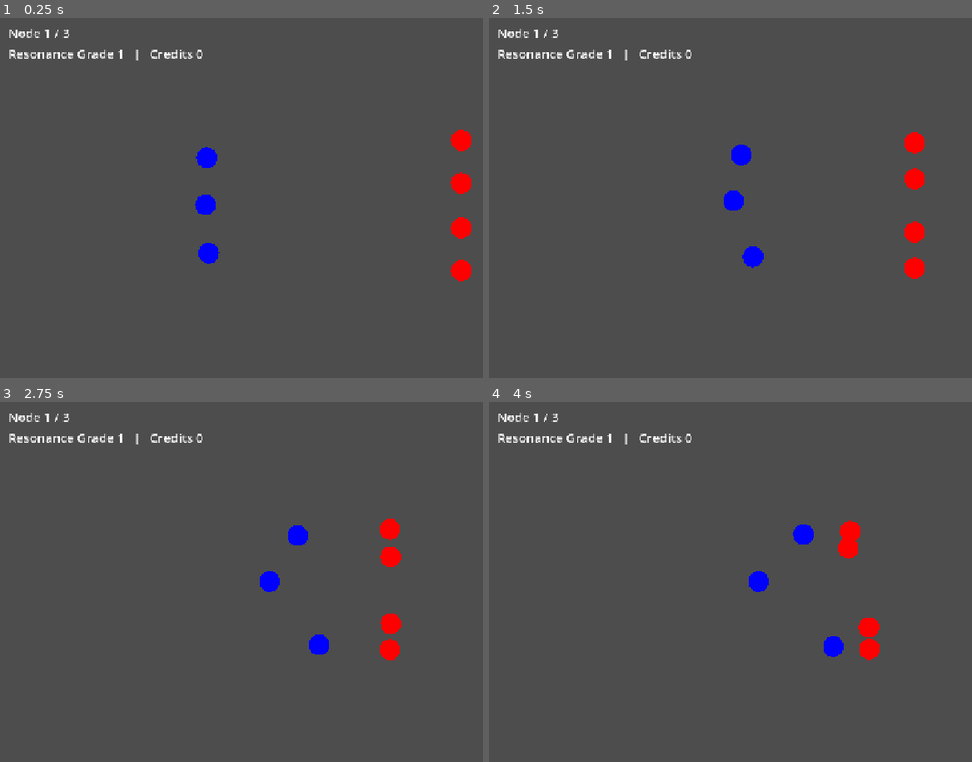
Above: before the commit, frames 1-4 (two rows, left to right).
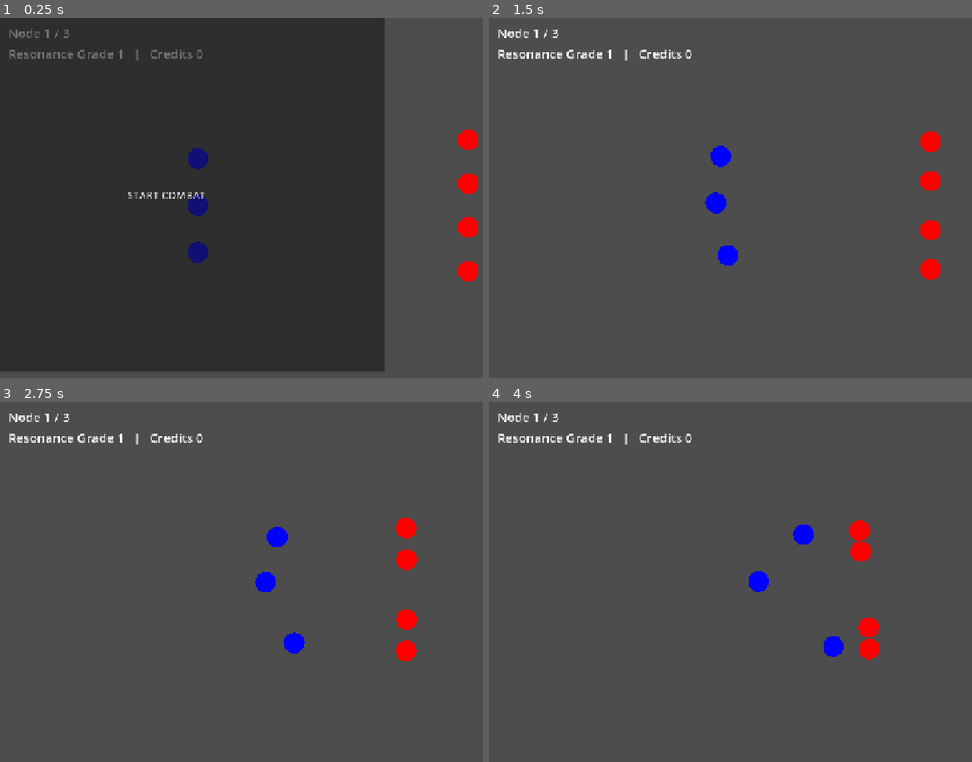
Above: after the commit, the same moments.

Repository: Hwari2929/PROTOCOL-ERRANTEs
Game: Godot game, scene res://scenes/main.tscn
The game is run twice, just before and just after one commit, with the same random seed, the same clock (stepped at 60 frames per second) and the same inputs.
Inputs (mouse positions are in pixels of both pictures, inside the frame that each line leads up to):
- Up to frame 1 (0.25 s): no input
- Up to frame 2 (1.5 s): click (653, 194) at 0.5 s, where only the run after the commit has a clickable "START COMBAT"; move the mouse to (967, 187) at 1.27 s; click (967, 187) at 1.42 s
- Up to frame 3 (2.75 s): drag from (198, 607) to (299, 664) at 2.02 s
- Up to frame 4 (4 s): move the mouse to (889, 506) at 2.77 s; click (889, 506) at 2.92 s; drag from (788, 664) to (624, 531) at 3.52 s

The runs differ from the first frame. In frame 1, 79% of the frame differs, in the area x 0-99%, y 0-99%; in frame 2, 2.5%; in frame 3, 2.3%; in frame 4, 0.5%.

Commit message:
feat(prep): preparation phase — deploy gate, drag placement, START button (PB1-PB3)
- PB1 unit.gd: active gate (idle until COMBAT) + is_active/set_active + drag-to-place for player units in PREP
- PB2 battle_field.gd: PHASE_PREP/COMBAT, begin_prep/start_combat/current_phase, phase_changed signal; spawn_wave re-enters PREP each node
- PB3 prep_panel.gd: START COMBAT button + instructions, shows in PREP / hides in COMBAT
- Verified prep->combat->resolve: node 1 win (3 players survive)

Co-Authored-By: Claude Opus 4.8 <noreply@anthropic.com>

Diff:
--- a/scripts/battle/battle_field.gd
+++ b/scripts/battle/battle_field.gd
@@ -9,6 +9,10 @@
 
 const TEAM_PLAYER: int = 0
 const TEAM_ENEMY: int = 1
+
+## Phase constants
+const PHASE_PREP: int = 0
+const PHASE_COMBAT: int = 1
 
 ## MAJOR class stat configs (simplest tactical type for the slice).
 const ROSTER: Dictionary = {
@@ -27,15 +31,21 @@
 @onready var units: Node2D = $Units
 
 var _resolved: bool = false
+var phase: int = PHASE_PREP
+
+signal phase_changed(new_phase: int)
 
 
 func _ready() -> void:
 	_spawn_players()
 	spawn_wave(4)
+	begin_prep()
 
 
 func _physics_process(_delta: float) -> void:
 	if _resolved:
+		return
+	if phase != PHASE_COMBAT:
 		return
 	if is_over():
 		_resolved = true
@@ -52,6 +62,7 @@
 		var offset: float = (float(i) - float(count - 1) / 2.0) * 84.0
 		u.position = Vector2(900.0, 360.0 + offset)
 	_resolved = false
+	begin_prep()
 
 
 func _spawn_players() -> void:
@@ -99,3 +110,28 @@
 	if enemies.is_empty():
 		return 1
 	return 0
+
+
+## Get the current phase.
+func current_phase() -> int:
+	return phase
+
+
+## Enter preparation phase: deactivate units, reset latch, emit signal.
+func begin_prep() -> void:
+	phase = PHASE_PREP
+	_resolved = false
+	for u in units.get_children():
+		if is_instance_valid(u) and u.has_method("set_active"):
+			u.set_active(false)
+	phase_changed.emit(PHASE_PREP)
+
+
+## Enter combat phase: activate units, reset latch, emit signal.
+func start_combat() -> void:
+	phase = PHASE_COMBAT
+	_resolved = false
+	for u in units.get_children():
+		if is_instance_valid(u) and u.has_method("set_active"):
+			u.set_active(true)
+	phase_changed.emit(PHASE_COMBAT)
--- a/scripts/battle/unit.gd
+++ b/scripts/battle/unit.gd
@@ -12,13 +12,25 @@
 var move_speed: float = 50.0
 var armor: int = 0
 
+var active: bool = false
+
 var _attack_timer: float = 0.0
+var _is_dragging: bool = false
+var _drag_offset: Vector2 = Vector2.ZERO
 
 func setup(team: int) -> void:
 	self.team = team
 	add_to_group("unit")
 
+func is_active() -> bool:
+	return active
+
+func set_active(value: bool) -> void:
+	active = value
+
 func _physics_process(delta: float) -> void:
+	if not active:
+		return
 	if hp <= 0:
 		return
 
@@ -38,7 +50,7 @@
 			_attack_timer = attack_interval
 
 func acquire_target() -> Node2D:
-	var candidates: Array = get_tree().get_nodes_in_group("unit")
+	var candidates: Array[Node] = get_tree().get_nodes_in_group("unit")
 	var best_target: Node2D = null
 	var best_dist: float = INF
 	for node in candidates:
@@ -60,6 +72,25 @@
 	remove_from_group("unit")
 	queue_free()
 
+func _unhandled_input(event: InputEvent) -> void:
+	if active or team != 0:
+		return
+
+	if event is InputEventMouseButton:
+		if event.button_index == MOUSE_BUTTON_LEFT:
+			if event.pressed:
+				var dist: float = global_position.distance_to(event.position)
+				if dist <= 28.0:
+					_is_dragging = true
+					_drag_offset = global_position - event.position
+			else:
+				_is_dragging = false
+	elif _is_dragging and event is InputEventMouseMotion:
+		var new_pos: Vector2 = event.position + _drag_offset
+		new_pos.x = clampf(new_pos.x, 60.0, 600.0)
+		new_pos.y = clampf(new_pos.y, 80.0, 640.0)
+		global_position = new_pos
+
 func _draw() -> void:
 	var color: Color = Color.BLUE if team == 0 else Color.RED
 	draw_circle(Vector2.ZERO, 20.0, color)
--- a/scripts/ui/prep_panel.gd
+++ b/scripts/ui/prep_panel.gd
@@ -1,3 +1,43 @@
 extends Control
 ## 준비(배치) 페이즈 패널 — SCAFFOLD STUB. PB3 implements.
 ## Shows a START button + instructions during PREP; hidden during COMBAT.
+
+func _ready() -> void:
+	# Create Button
+	var btn: Button = Button.new()
+	btn.text = "START COMBAT"
+	btn.add_theme_font_size_override("font_size", 20)
+	btn.custom_minimum_size = Vector2(200, 50)
+	btn.anchor_right = 0.5
+	btn.anchor_bottom = 1.0
+	btn.offset_left = -100.0
+	btn.offset_right = 100.0
+	btn.offset_bottom = -40.0
+	add_child(btn)
+
+	# Create Label
+	var lbl: Label = Label.new()
+	lbl.text = "Drag your units, then START"
+	lbl.horizontal_alignment = HORIZONTAL_ALIGNMENT_CENTER
+	lbl.position = Vector2(0, -100)
+	lbl.custom_minimum_size = Vector2(300, 30)
+	add_child(lbl)
+
+	# Connect button pressed signal
+	btn.pressed.connect(_on_start_combat_pressed)
+
+	# Find BattleField sibling via guarded path lookup
+	var bf: Node = get_parent().get_parent().get_node_or_null("BattleField")
+	if bf != null and bf.has_signal("phase_changed"):
+		bf.phase_changed.connect(_on_phase_changed)
+
+func _on_start_combat_pressed() -> void:
+	var bf: Node = get_parent().get_parent().get_node_or_null("BattleField")
+	if bf != null and bf.has_method("start_combat"):
+		bf.start_combat()
+
+func _on_phase_changed(new_phase: int) -> void:
+	visible = new_phase == 0
+
+func refresh() -> void:
+	pass
